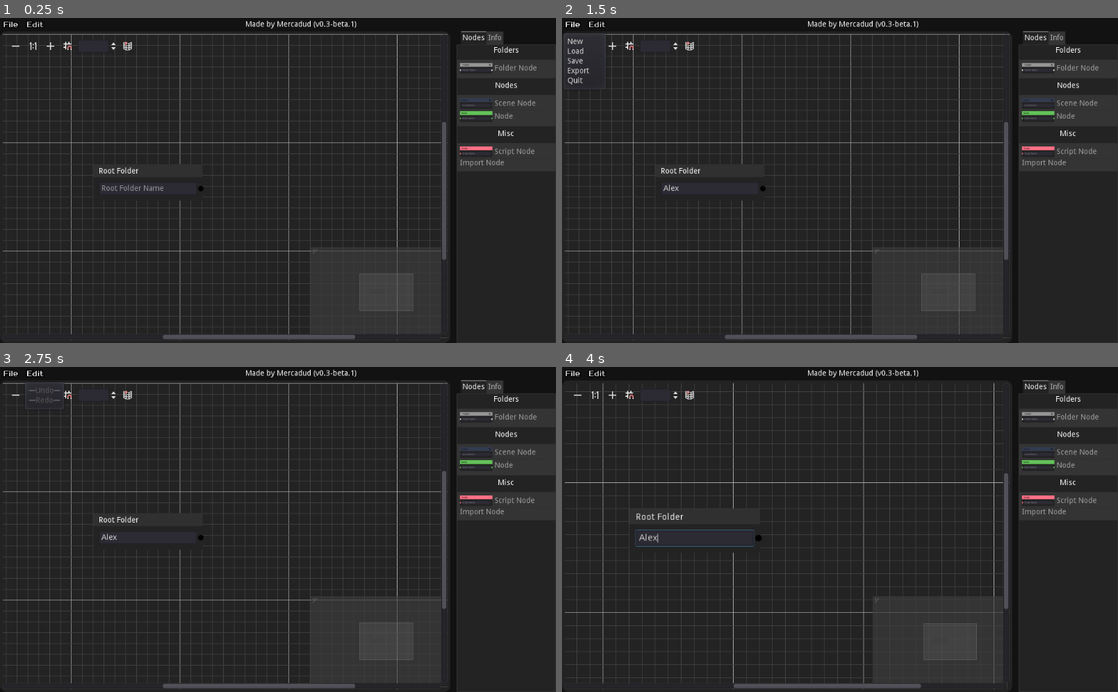
Above: before the commit, frames 1-4 (two rows, left to right).
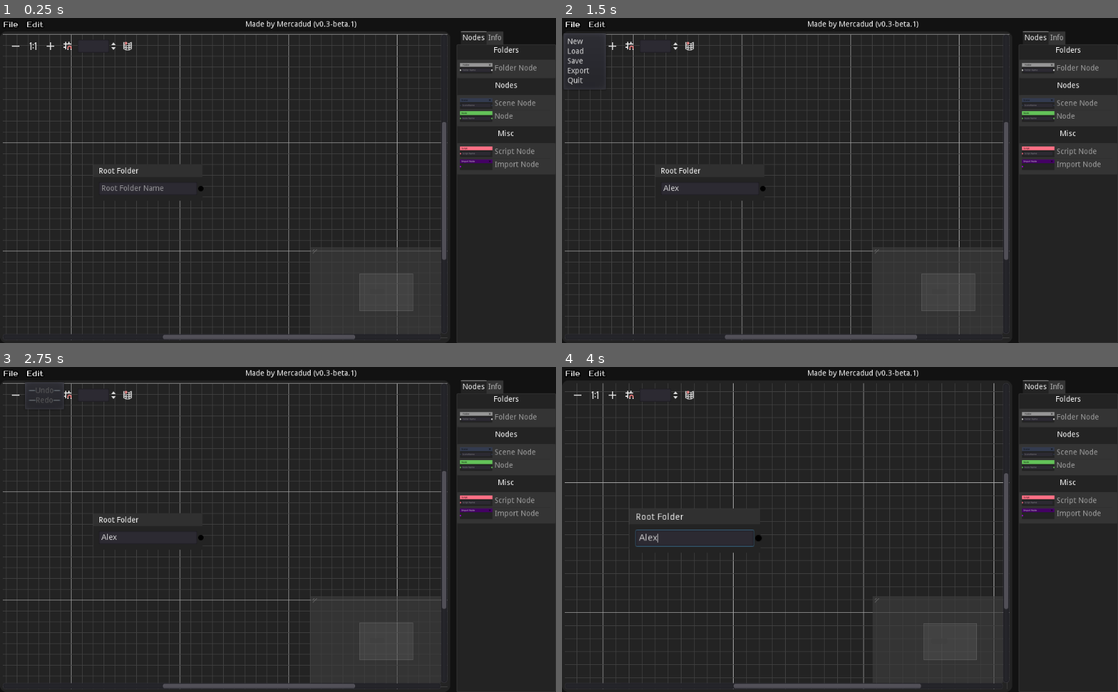
Above: after the commit, the same moments.

Repository: Mercadud/Godot-Project-Planner-Exporter
Game: Godot game, scene res://Scenes/Pages/Main Page.tscn
Same seed, same stepped clock (60 frames per second), same inputs: the game is played once before the commit and once after it.
Inputs (mouse positions are in pixels of both pictures, inside the frame that each line leads up to):
- Up to frame 1 (0.25 s): no input
- Up to frame 2 (1.5 s): click (712, 187) at 0.52 s; type "Alex" at 0.6 s; click "File" at 1.25 s
- Up to frame 3 (2.75 s): click "Edit" at 2 s
- Up to frame 4 (4 s): click (578, 396) at 2.75 s; click (612, 396) at 3.5 s

The runs differ from the first frame. In frame 1, 0.2% of the frame differs, in the area x 82-97%, y 43-47%; in frame 2, 0.2%; in frame 3, 0.2%; in frame 4, 0.2%.
Error in both runs: Invalid get index 'info' (on base: 'Nil'). (res://Script/Tree/editor/Folder.gd:15)

Commit message:
fully implemented the import node

Diff:
--- a/Scenes/Pages/Main Page.tscn
+++ b/Scenes/Pages/Main Page.tscn
@@ -16,6 +16,7 @@
 [ext_resource path="res://Script/menus.gd" type="Script" id=14]
 [ext_resource path="res://Script/Tree/editor/Script.gd" type="Script" id=15]
 [ext_resource path="res://Script/Tree/editor/Node.gd" type="Script" id=16]
+[ext_resource path="res://Assets/Nodes/Import.png" type="Texture" id=17]
 
 [sub_resource type="StyleBoxFlat" id=1]
 bg_color = Color( 0.0705882, 0.0705882, 0.0705882, 1 )
@@ -233,7 +234,7 @@
 [node name="Misc" type="VSplitContainer" parent="Mount/MainWindow/Editor/Select/Nodes"]
 margin_top = 154.0
 margin_right = 200.0
-margin_bottom = 233.0
+margin_bottom = 239.0
 dragger_visibility = 2
 
 [node name="Label" type="Label" parent="Mount/MainWindow/Editor/Select/Nodes/Misc"]
@@ -247,9 +248,9 @@
 [node name="ItemList" type="ItemList" parent="Mount/MainWindow/Editor/Select/Nodes/Misc"]
 margin_top = 27.0
 margin_right = 200.0
-margin_bottom = 79.0
+margin_bottom = 85.0
 custom_styles/bg = ExtResource( 9 )
-items = [ "Script Node", ExtResource( 10 ), false, "Import Node", null, false ]
+items = [ "Script Node", ExtResource( 10 ), false, "Import Node", ExtResource( 17 ), false ]
 auto_height = true
 
 [node name="Info" type="VBoxContainer" parent="Mount/MainWindow/Editor/Select"]
--- a/Script/Saver.gd
+++ b/Script/Saver.gd
@@ -91,12 +91,13 @@
 								nodeList[node]["isCreated"] = true
 							###Import###
 							elif "Import" in nodeList[node]["nodeName"]:
+								nodeList[node]["path"] = nodeList[parent]["path"] + "/"
 								if nodeList[node]["importLocation"] != "":
 									var dir = Directory.new()
 									dir.open(nodeList[node]["importLocation"])
-									var Filename = dir.get_next()
-									print("fileName: " + Filename)
-								nodeList[node]["path"] = nodeList[parent]["path"]
+									var fileName = nodeList[node]["importLocation"].split("/")
+									print(nodeList[node]["path"] + fileName[fileName.size() - 1])
+									dir.copy(nodeList[node]["importLocation"],  nodeList[node]["path"] + "/" + fileName[fileName.size() - 1])
 								nodeList[node]["isCreated"] = true
 	for i in get_tree().get_nodes_in_group("node"):
 		i.info["isCreated"] = false
--- a/Script/Tree/editor/GraphEdit.gd
+++ b/Script/Tree/editor/GraphEdit.gd
@@ -130,6 +130,19 @@
 				inst.info["parentNode"] = data.nodeList[i]["parentNode"]
 				inst.info["functions"] = data.nodeList[i]["functions"]
 				nodeCount += 1
+			elif "Import" in data.nodeList[i]["nodeName"]:
+				var node = load("res://Scenes/nodesInherited/Import.tscn")
+				var inst = node.instance()
+				add_child(inst)
+				inst.info["id"] = data.nodeList[i]["id"]
+				inst.info["nodeName"] = inst.name
+				inst.info["isCreated"] = false
+				inst.info["location"] = data.nodeList[i]["location"]
+				inst.info["name"] = data.nodeList[i]["name"]
+				inst.info["parentNode"] = data.nodeList[i]["parentNode"]
+				inst.info["importLocation"] = data.nodeList[i]["importLocation"]
+				nodeCount += 1
+
 		###move all nodes to location and connect to parents
 		for node in get_tree().get_nodes_in_group("node"):
 			node.updateNode()
--- a/Themes/Nodes/Import/Frame.tres
+++ b/Themes/Nodes/Import/Frame.tres
@@ -8,4 +8,3 @@
 bg_color = Color( 0.137255, 0.137255, 0.137255, 1 )
 border_width_top = 24
 border_color = Color( 0.262745, 0, 0.392157, 1 )
-corner_radius_bottom_left = 5
Binary file added: Assets/Nodes/Import.png
Not shown, added: Assets/Nodes/Import.png.import
Not shown: 1 places in Scenes/Pages/Main Page.tscn that only renumber resources
Not shown: 2 places in Scenes/nodesInherited/Import.tscn that only renumber resources
